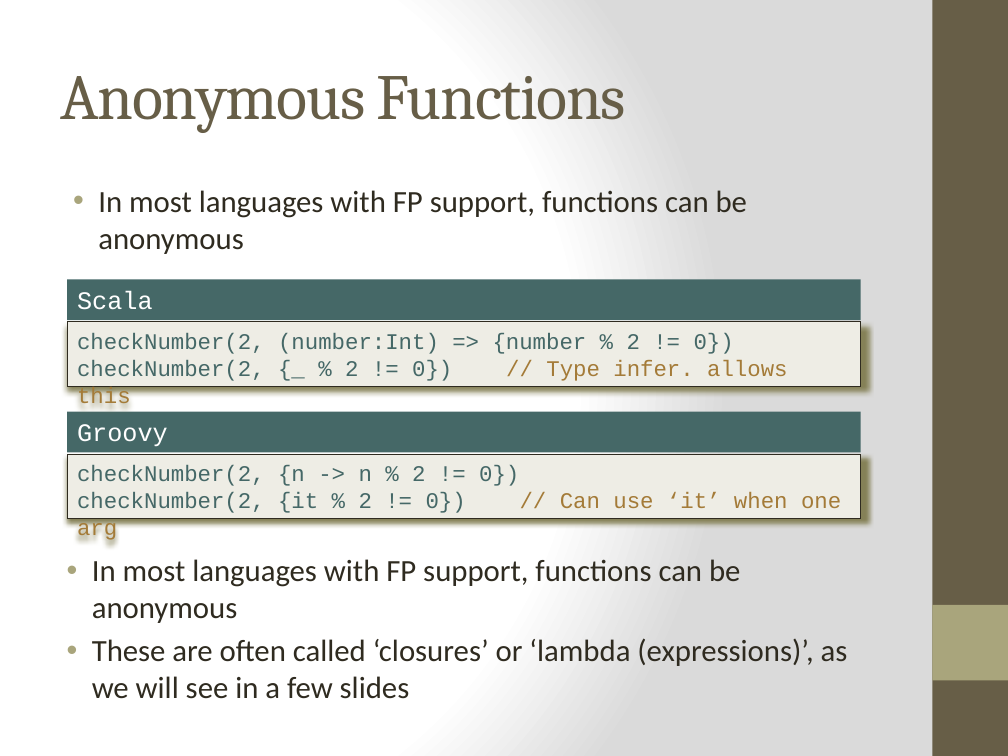
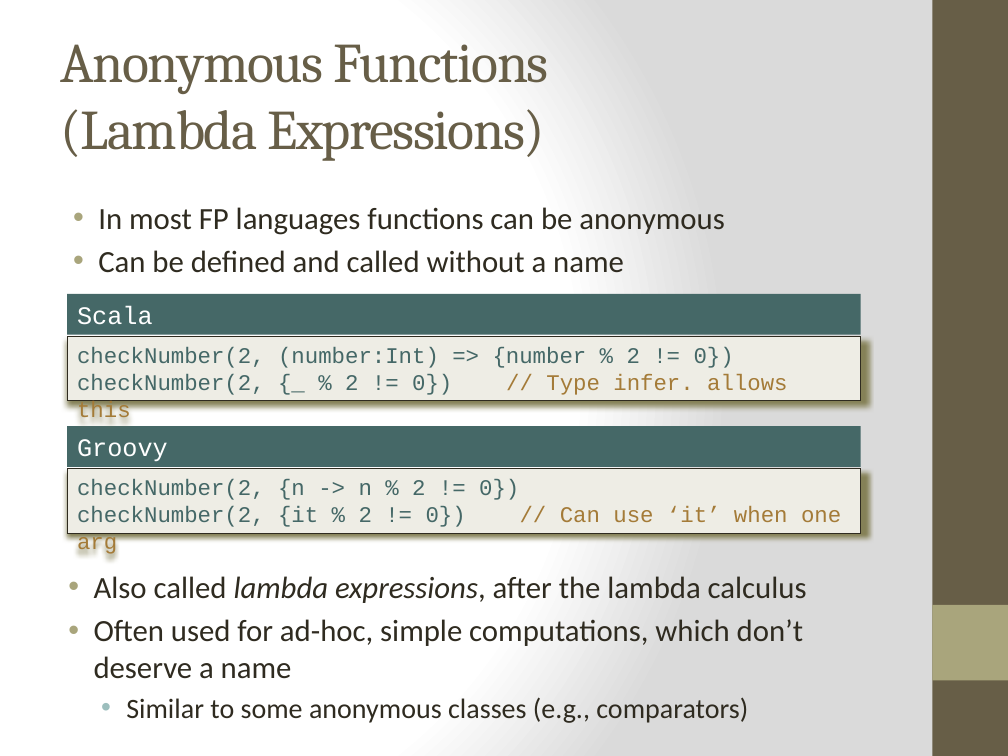
Before and after one commit to bjhartin/FoundationsOfFunctionalProgramming, a slide deck: slide 25 of FoundationsOfFunctionalProgramming.pptx (slide 22 before the commit). Drawn at 1008x756 pixels with LibreOffice and Linux fonts; fonts in the diff are those of the drawing. Boxes give left, top, right and bottom in pixels: in the first picture for what was removed or moved away, otherwise in the second. Text is boxed around its words. In the diff, an @@ line names an element or a change of style, - is before the commit and + after.

```diff
--- a/FoundationsOfFunctionalProgramming.pptx
+++ b/FoundationsOfFunctionalProgramming.pptx
@@ title at [60, 44, 549, 161]: text changed; size 46 to 40 pt @@
-Anonymous Functions
+Anonymous Functions
+(Lambda Expressions)
@@ text at [98, 207, 725, 273]: text changed @@
-• In most languages with FP support, functions can be anonymous
+• In most FP languages functions can be anonymous
+• Can be defined and called without a name
@@ 4 rectangles: place and size @@
-4 rectangles at [68, 279, 861, 518]
+4 rectangles at [68, 294, 861, 533]
@@ text at [94, 576, 807, 723]: text changed @@
-• In most languages with FP support, functions can be anonymous
-• These are often called ‘closures’ or ‘lambda (expressions)’, as we will see in a few slides
+• Also called lambda expressions, after the lambda calculus
+• Often used for ad-hoc, simple computations, which don’t deserve a name
+  • Similar to some anonymous classes (e.g., comparators)
```
Also in this commit, not shown: 6 other slides changed, 2 slides added, 2 slides removed, 2 other files.
